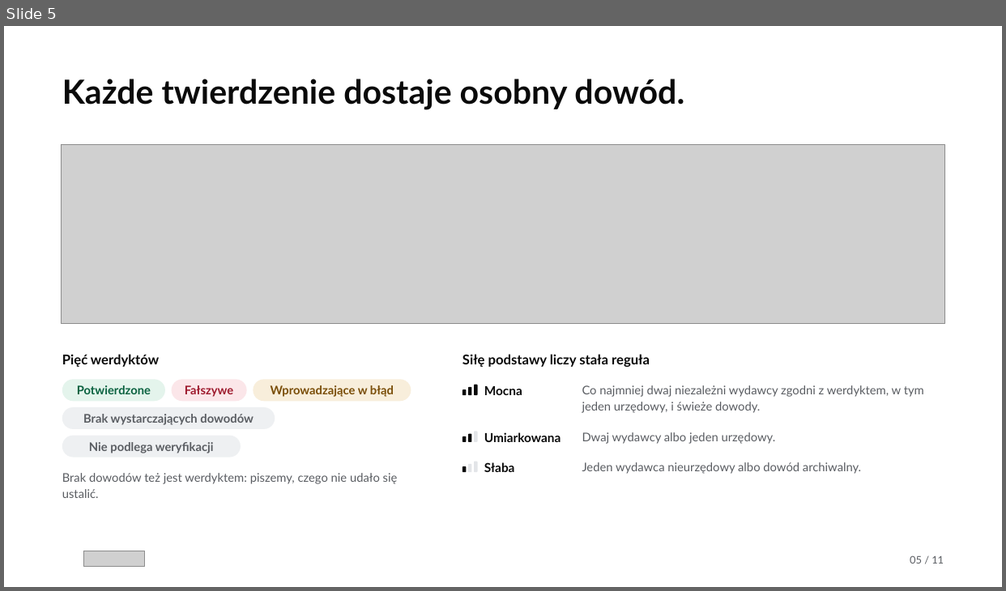
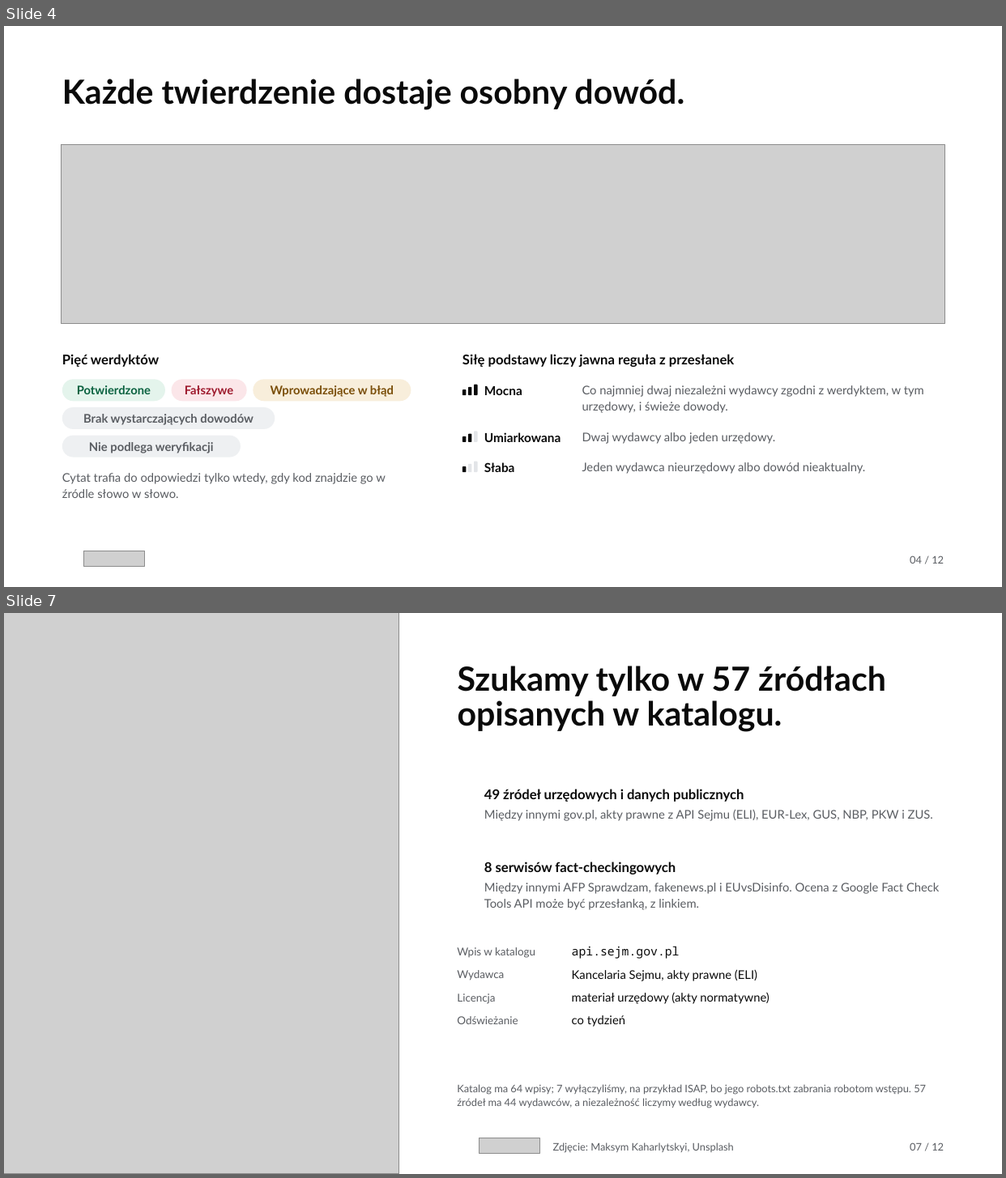
Before and after one commit to Meritum-HackNation2026/meritum-marketing, a slide deck: deck/meritum-deck.pptx. Shown one above the other, each under a label of ours: slide 5 before the commit, slides 4 and 7 after it; the slides between them are not shown. The pictures are 1006x591 and 1006x1178 pixels, drawn with LibreOffice and Linux fonts; fonts in the diff are those of the drawing; grey boxes stand for pictures; background and template pictures are left out. Boxes give left, top, right and bottom in pixels: in the first picture for what was removed or moved away, otherwise in the second. Text is boxed around its words. In the diff, an @@ line names an element or a change of style, - is before the commit and + after.

Commit message:
feat(deck): oba decki pokazują zmierzone wyniki, koszty, skalowanie i diagram kontenerów (#21)
Oba decki mają 12 slajdów w tej samej kolejności. Slajd z wynikami pokazuje
przebieg 7b przy każdym celu, także tam, gdzie celu nie spełniamy. Doszły
slajdy o kosztach według poziomu przyjęcia i o skalowaniu, każdy z linkiem
do arkusza. Slajd o użytkownikach wszedł do slajdu o kanałach, a pasek
postępu i strona wstrzymania do jednego slajdu z wynikiem.
Pełny diagram kontenerów, siedem przebiegów i prognoza są w dodatku
(deck/meritum-own/dodatek.html) poza limitem 12 slajdów.
Deck zespołu wycina tabele z liczbami z index.html, więc liczby w obu
deckach są te same.

```diff
--- a/deck/meritum-deck.pptx
+++ b/deck/meritum-deck.pptx
@@ slide 7 added at <box>4,613,1002,1174</box>, background #FFFFFF @@
@@ picture added at <box>4,613,399,1174</box> @@
@@ text added at <box>458,666,886,732</box>, 32 pt, text #0A0A0A, bold @@
+Szukamy tylko w 57 źródłach opisanych w katalogu.
@@ text added at <box>484,789,744,802</box>, 13 pt, text #0A0A0A, bold @@
+49 źródeł urzędowych i danych publicznych
@@ text added at <box>484,810,933,821</box>, 11.5 pt, text #5A5D62 @@
+Między innymi gov.pl, akty prawne z API Sejmu (ELI), EUR-Lex, GUS, NBP, PKW i ZUS.
@@ text added at <box>484,862,675,875</box>, 13 pt, text #0A0A0A, bold @@
+8 serwisów fact-checkingowych
@@ text added at <box>484,883,939,910</box>, 11.5 pt, text #5A5D62 @@
+Między innymi AFP Sprawdzam, fakenews.pl i EUvsDisinfo. Ocena z Google Fact Check Tools API może być przesłanką, z linkiem.
@@ text added at <box>457,948,535,958</box>, 10.5 pt, text #5A5D62 @@
+Wpis w katalogu
@@ text added at <box>572,946,680,959</box>, 11.5 pt, text #0A0A0A @@
+api.sejm.gov.pl
@@ text added at <box>457,970,504,981</box>, 10.5 pt, text #5A5D62 @@
+Wydawca
@@ text added at <box>572,969,757,982</box>, 11.5 pt, text #0A0A0A @@
+Kancelaria Sejmu, akty prawne (ELI)
@@ text added at <box>457,994,495,1004</box>, 10.5 pt, text #5A5D62 @@
+Licencja
@@ text added at <box>572,992,769,1004</box>, 11.5 pt, text #0A0A0A @@
+materiał urzędowy (akty normatywne)
@@ text added at <box>457,1016,518,1024</box>, 10.5 pt, text #5A5D62 @@
+Odświeżanie
@@ text added at <box>572,1016,625,1027</box>, 11.5 pt, text #0A0A0A @@
+co tydzień
@@ text added at <box>457,1084,926,1109</box>, 10 pt, text #5A5D62 @@
+Katalog ma 64 wpisy; 7 wyłączyliśmy, na przykład ISAP, bo jego robots.txt zabrania robotom wstępu. 57 źródeł ma 44 wydawców, a niezależność liczymy według wydawcy.
@@ picture added at <box>479,1138,540,1153</box> @@
@@ text added at <box>553,1143,734,1152</box>, 10 pt, text #5A5D62 @@
+Zdjęcie: Maksym Kaharlytskyi, Unsplash
@@ text added at <box>910,1143,944,1151</box>, 10 pt, text #5A5D62 @@
+07 / 12
@@ what was slide 5 is now slide 4 @@
@@ slide 4 changed as well @@
@@ text at <box>462,354,734,367</box>: text changed @@
-Siłę podstawy liczy stała reguła
+Siłę podstawy liczy jawna reguła z przesłanek
@@ text at <box>582,386,924,413</box>: text changed @@
-Co najmniej dwaj niezależni wydawcy zgodni z werdyktem, w tym jeden urzędowy, i świeże dowody.
+Co najmniej dwaj niezależni wydawcy zgodni z werdyktem, w tym urzędowy, i świeże dowody.
@@ text at <box>582,463,865,474</box>: text changed @@
-Jeden wydawca nieurzędowy albo dowód archiwalny.
+Jeden wydawca nieurzędowy albo dowód nieaktualny.
@@ text at <box>62,473,386,498</box>: text changed @@
-Brak dowodów też jest werdyktem: piszemy, czego nie udało się ustalić.
+Cytat trafia do odpowiedzi tylko wtedy, gdy kod znajdzie go w źródle słowo w słowo.
@@ text at <box>910,556,944,564</box>: text changed @@
-05 / 11
+04 / 12
```
Also in this commit, not shown: 4 other slides changed, 6 other slides added, 6 slides removed, 38 other files.
